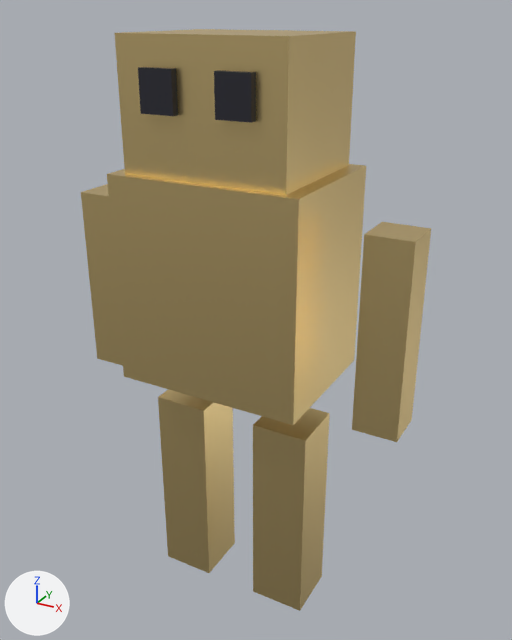
What one commit did to the glTF model examples/slack_water/assets/pip.gltf.
Both versions are drawn from a 50 mm lens placed at (0.448, -0.772, 0.825), pointed at (0.012, 0.021, 0.429). The axes (+X, +Y, +Z) are drawn at lower left. The lights are the same throughout. The first picture is the older version. Vertices at exactly the same position are counted once.

The first picture shows 'pip'.
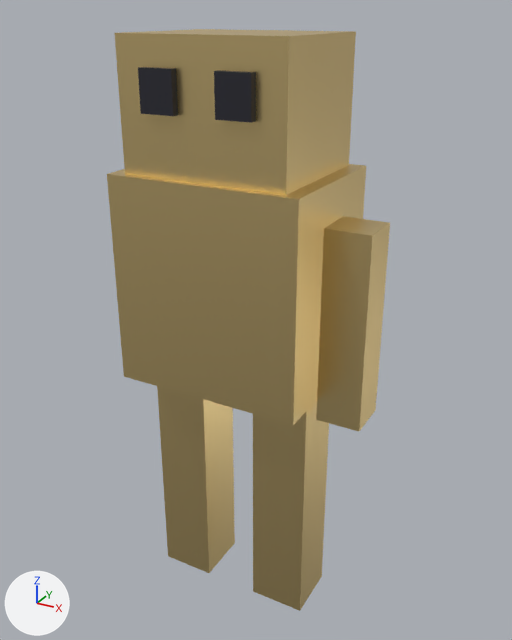
Location of each change, (x1, y1, x2, y2) in pixels of the pictures (512 x 640 px; the box of a moved part takes in the faces that stretch with it):
'pip', reshaped (19% narrower)
    before: (81, 29, 431, 611)
    after: (107, 29, 390, 611)
part 1 of me_pip, moved or reshaped
    before: (352, 222, 431, 442)
    after: (316, 216, 390, 432)
part 2 of me_pip, moved or reshaped (not visible afterwards)
    before: (81, 184, 123, 366)
part 3 of me_pip, moved or reshaped
    before: (158, 389, 330, 611)
    after: (157, 386, 329, 611)

The change, as a list of edits to the scene's bpy script:
```text
Change me_pip:
    used by ob_pip; location = (0.0, 0.0, 0.0)
    before: 34 (0.12, -0.04, 0.3) at pixel (305, 440), 35 (0.04, -0.04, 0.3) at pixel (252, 425), 38 (0.04, 0.04, 0.3), 39 (0.12, 0.04, 0.3) at pixel (329, 413), 42 (-0.04, -0.04, 0.3) at pixel (203, 410)
    before: 43 (-0.12, -0.04, 0.3) at pixel (157, 397), 46 (-0.12, 0.04, 0.3), 47 (-0.04, 0.04, 0.3)
    remove me_pip.from_pydata(...)  # 64 vertices, 96 faces; spans x -0.24..0.24, y -0.1..0.1, z 0.0..0.8
    add me_pip.from_pydata(...)  # 64 vertices, 96 faces; spans x -0.19..0.19, y -0.1..0.1, z 0.0..0.8
    me_pip part 1: the loose piece of 8 vertices spanning x 0.18..0.24, y -0.03..0.03, z 0.33..0.59 is moved by (-0.05, 0.0, 0.0)
    me_pip part 2: the loose piece of 8 vertices spanning x -0.24..-0.18, y -0.03..0.03, z 0.33..0.59 is moved by (0.05, 0.0, 0.0)
    me_pip part 3
    add for i in [34, 35, 38, 39, 42, 43, 46, 47]: me_pip.vertices[i].co += Vector((0.0, 0.0, 0.06))
```
